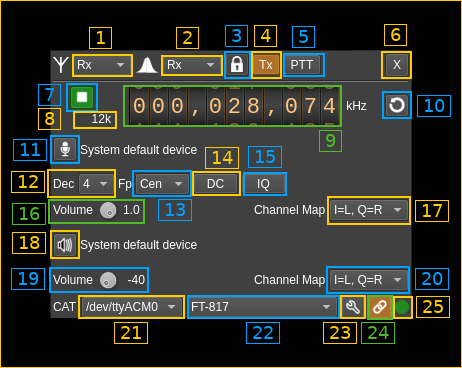
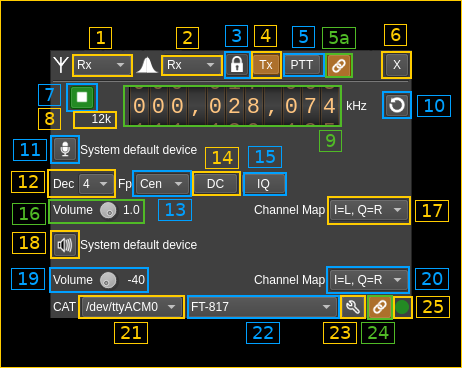
Layer changes from the first 462 x 368 image to the second:
added layer "5a" above "Overlay_5a" over (x1=322, y1=27, x2=356, y2=49)
added layer "Overlay_5a" above "5" over (x1=325, y1=53, x2=353, y2=78)
added layer "Pasted Layer #1" above "Pasted Layer" over (x1=326, y1=54, x2=353, y2=77)
